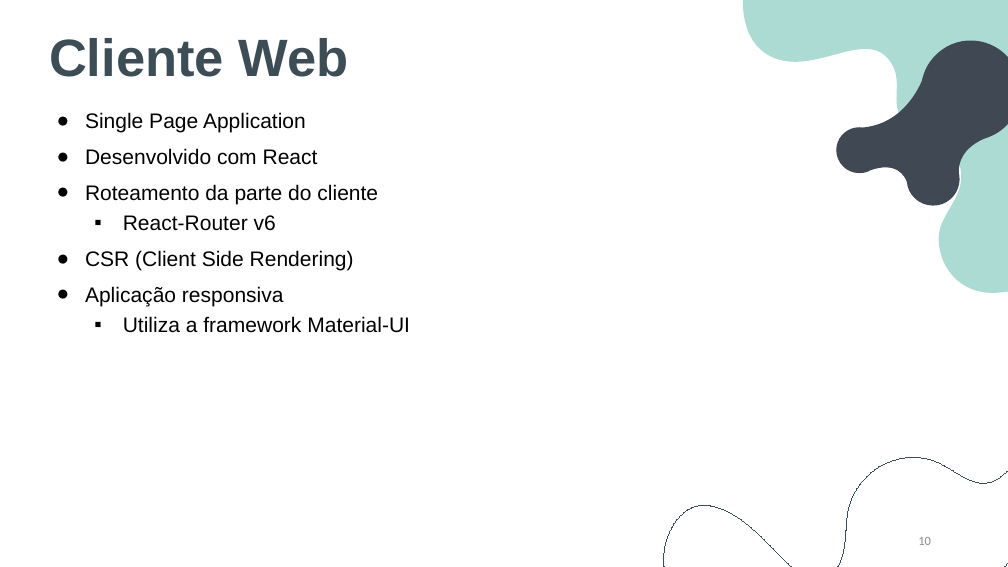
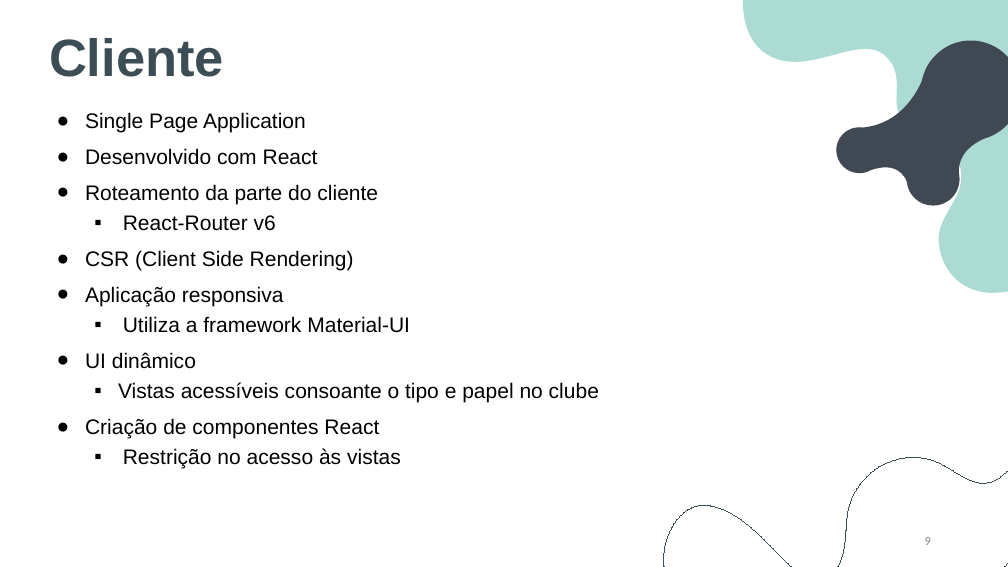
Before and after one commit to BernardoFMF/surf-management-app, a slide deck: slide 9 of docs/demonstration/demonstration.pptx (slide 10 before the commit). Drawn at 1008x567 pixels with LibreOffice and Linux fonts; fonts in the diff are those of the drawing. Boxes give left, top, right and bottom in pixels: in the first picture for what was removed or moved away, otherwise in the second. Text is boxed around its words. In the diff, an @@ line names an element or a change of style, - is before the commit and + after.

```diff
--- a/docs/demonstration/demonstration.pptx
+++ b/docs/demonstration/demonstration.pptx
@@ text at box(49, 38, 224, 77): text changed @@
-Cliente Web
+Cliente
@@ subtitle at box(85, 352, 599, 469): paragraphs added @@
+● UI dinâmico
+  ▪ Vistas acessíveis consoante o tipo e papel no clube
+● Criação de componentes React
+  ▪ Restrição no acesso às vistas
@@ page number at box(925, 537, 931, 545): text changed @@
-10
+9
```
Also in this commit, not shown: 5 other slides changed, 1 slide removed, 6 other files.
